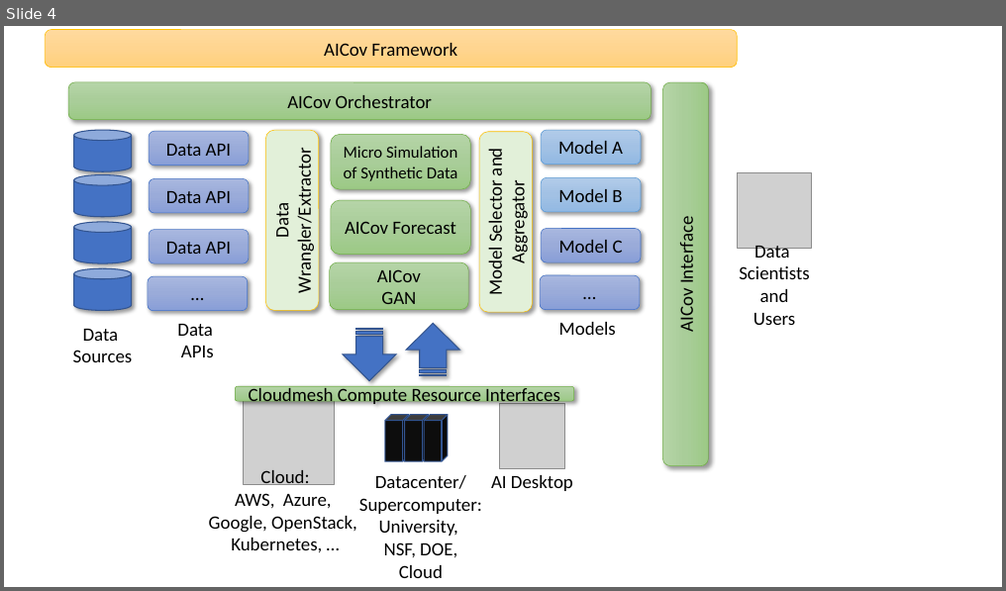
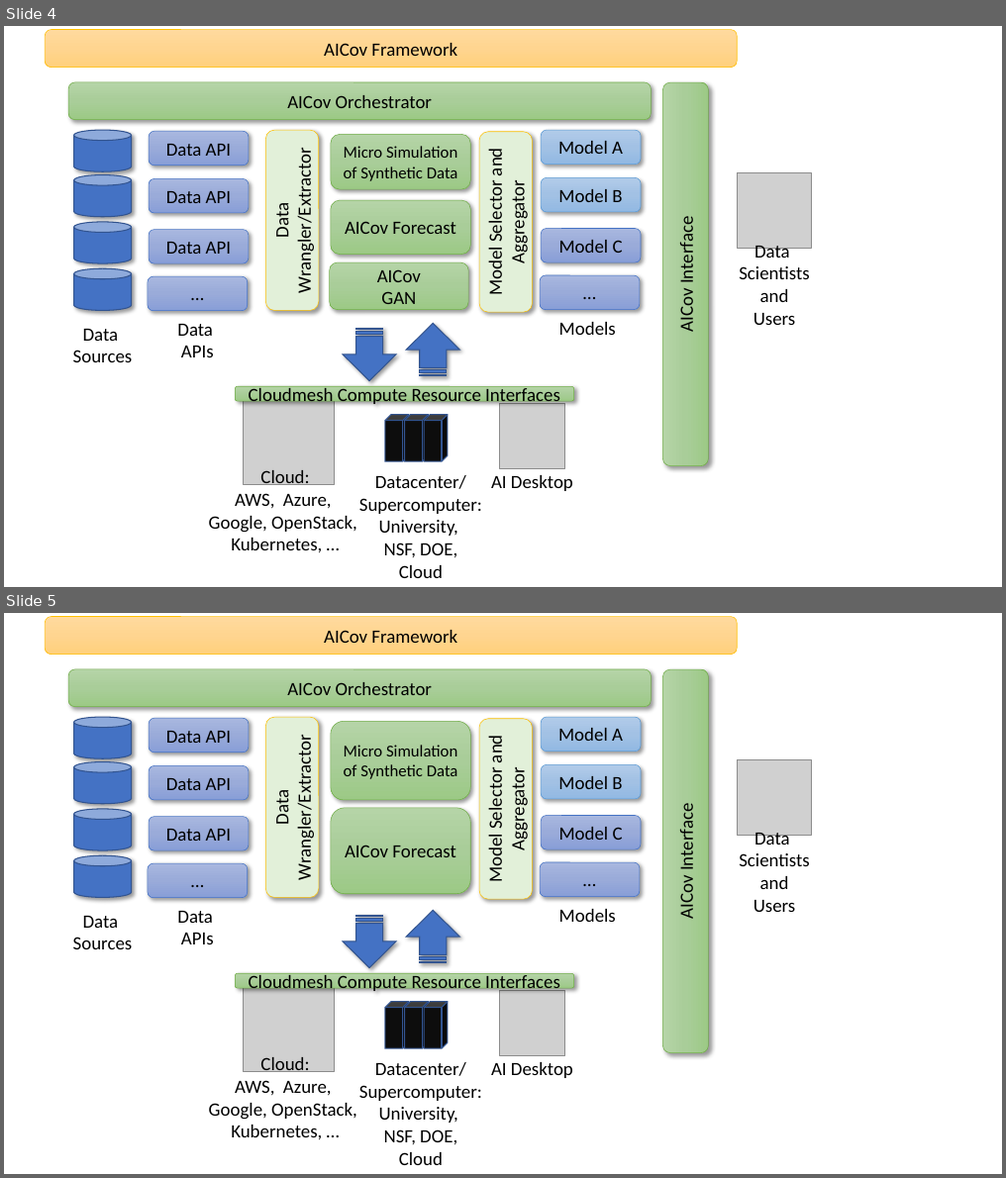
Before and after one commit to cyberaide/paper-covid, a slide deck: images/aicov.pptx. Shown one above the other, each under a label of ours: slide 4 before the commit, slides 4 and 5 after it. The pictures are 1006x591 and 1006x1178 pixels, drawn with LibreOffice and Linux fonts; fonts in the diff are those of the drawing; grey boxes stand for pictures. Boxes give left, top, right and bottom in pixels: in the first picture for what was removed or moved away, otherwise in the second. Text is boxed around its words. In the diff, an @@ line names an element or a change of style, - is before the commit and + after.

```diff
--- a/images/aicov.pptx
+++ b/images/aicov.pptx
@@ slide 5 added at <box>4,613,1002,1174</box>, background #FFFFFF @@
@@ group added at <box>46,617,812,1165</box>: 16 rounded rectangles, 7 texts, 4 cylinders, 3 cubes, 3 pictures, 2 striped right arrows @@
+Data
+Sources
+Data API
+Data API
+Data API
+…
+Data Wrangler/Extractor
+Model A
+Model B
+Model C
+…
+Model Selector and Aggregator
+AICov Orchestrator
+AICov Framework
+Cloud:
+AWS, Azure,
+Google, OpenStack,
+Kubernetes, …
+Data
+APIs
+Models
+Datacenter/
+Supercomputer:
+University,
+NSF, DOE,
+Cloud
+AI Desktop
+AICov Forecast
+Data
+Scientists
+and
+Users
+AICov Interface
+Cloudmesh Compute Resource Interfaces
+Micro Simulation of Synthetic Data
```
Also in this commit, not shown: 1 slide changed, 3 other slides added, 2 slides removed, 13 other files.
